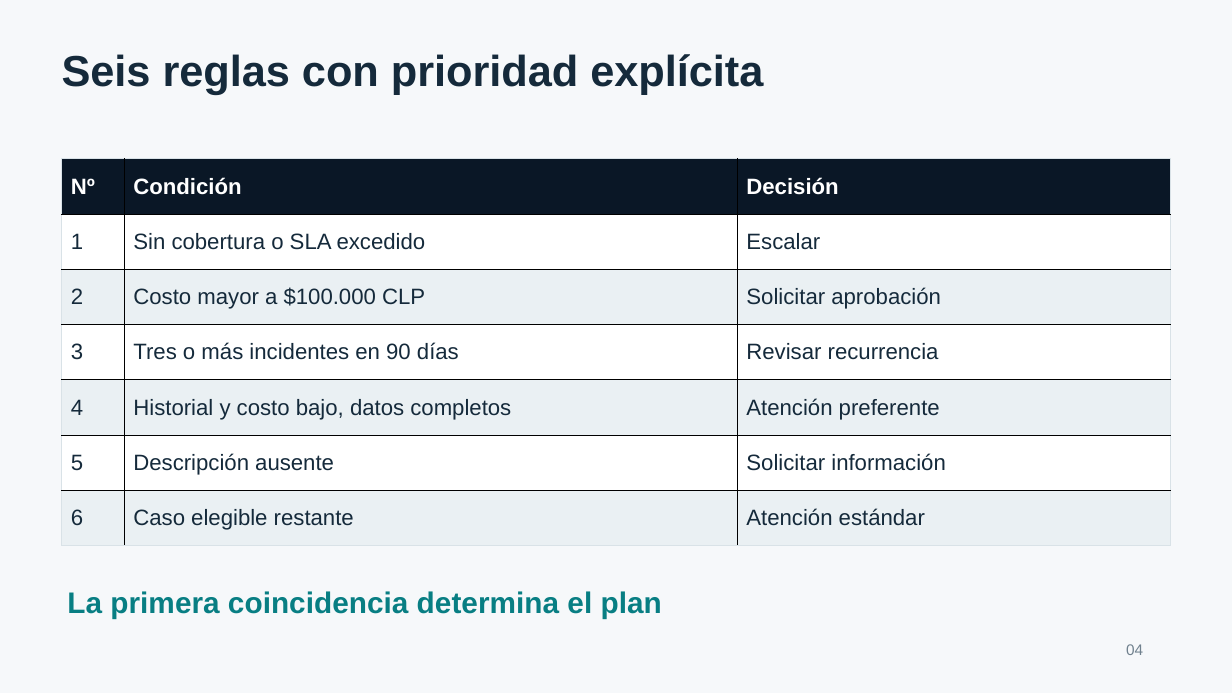
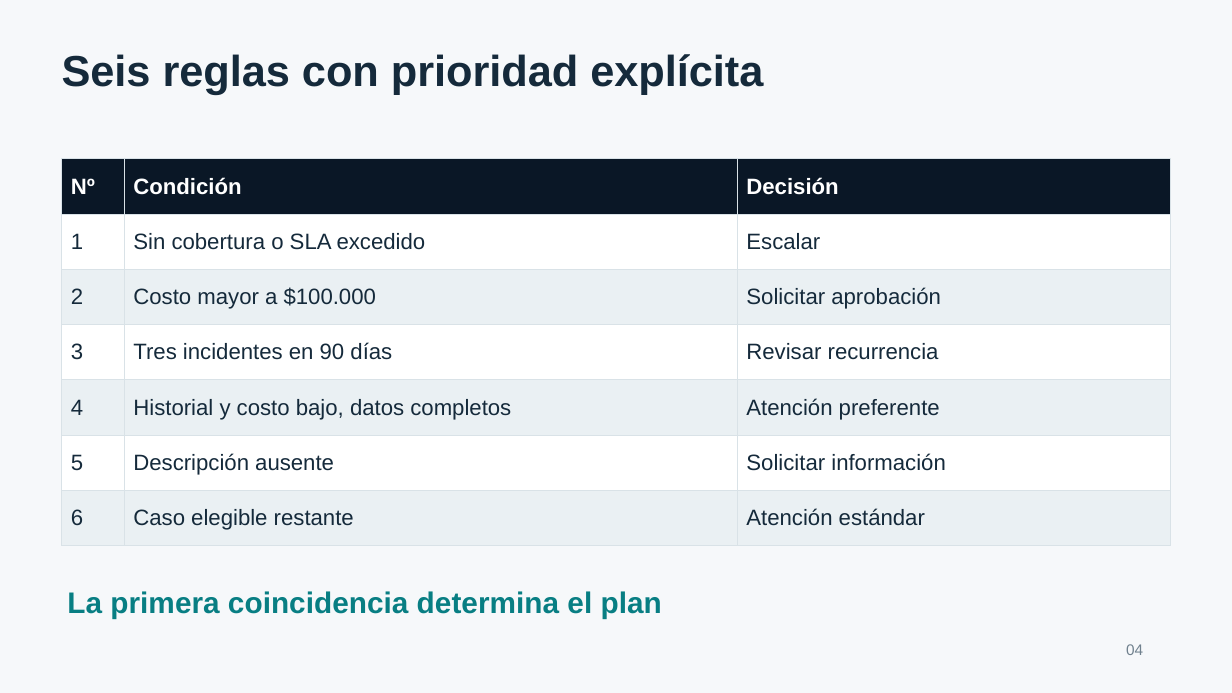
Before and after one commit to Danipez/servicedesk-agent-dpena_mflores, a slide deck: slide 4 of deliverables/presentacion_servicedesk_andina.pptx. Drawn at 1232x693 pixels with LibreOffice and Linux fonts; fonts in the diff are those of the drawing. Boxes give left, top, right and bottom in pixels: in the first picture for what was removed or moved away, otherwise in the second. Text is boxed around its words. In the diff, an @@ line names an element or a change of style, - is before the commit and + after.

```diff
--- a/deliverables/presentacion_servicedesk_andina.pptx
+++ b/deliverables/presentacion_servicedesk_andina.pptx
@@ table at [62,159,1172,546] @@
-row 3, column 2: Costo mayor a $100.000 CLP
+row 3, column 2: Costo mayor a $100.000
-row 4, column 2: Tres o más incidentes en 90 días
+row 4, column 2: Tres incidentes en 90 días
@@ borders changed @@
```
Also in this commit, not shown: 3 other slides changed, 1 slide removed, 7 other files.
